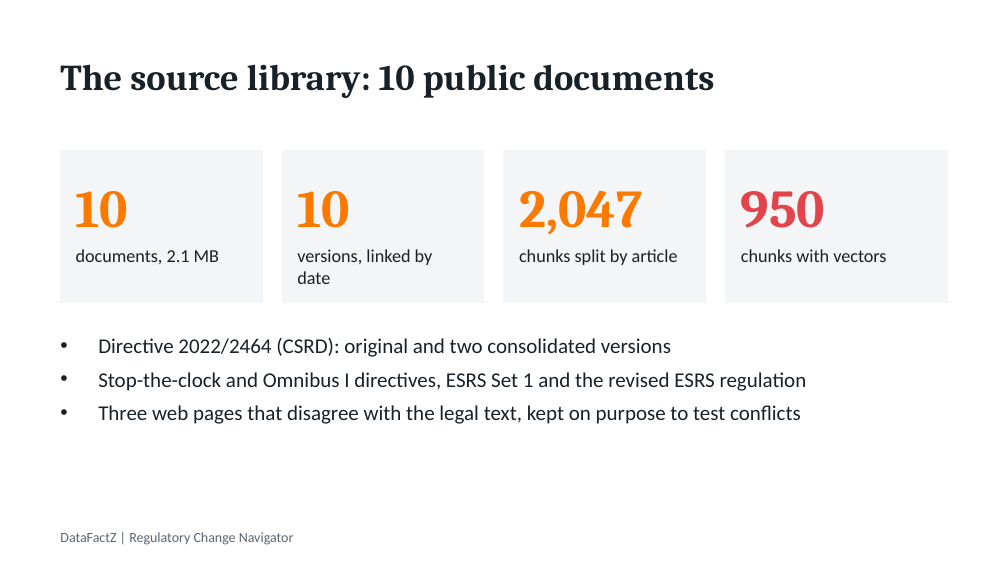
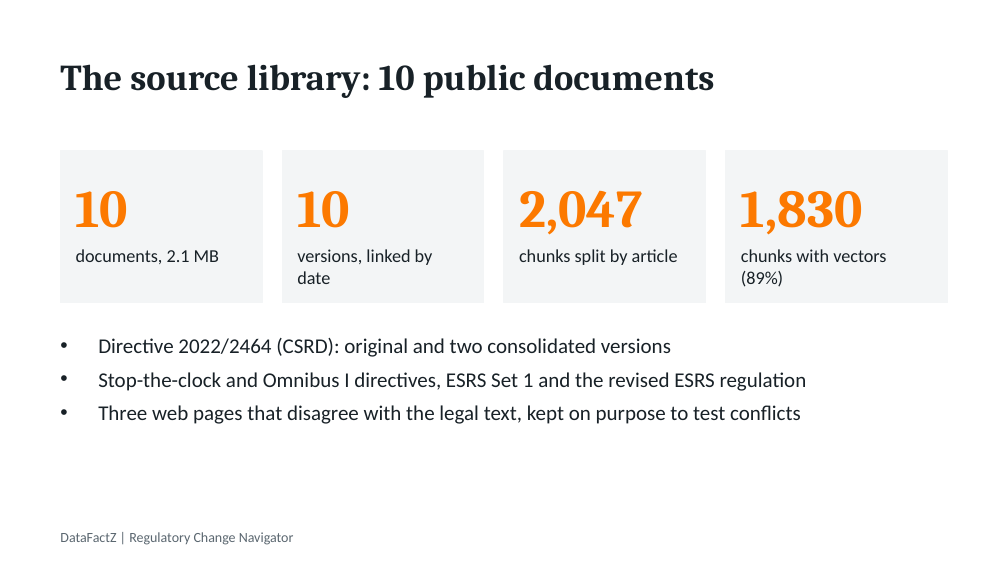
Before and after one commit to NeelimaPopuri/ai-engineer-intern-project, a slide deck: slide 5 of uc1-rag-chatbot/docs/uc1-deck.pptx. Drawn at 1008x567 pixels with LibreOffice and Linux fonts; fonts in the diff are those of the drawing. Boxes give left, top, right and bottom in pixels: in the first picture for what was removed or moved away, otherwise in the second. Text is boxed around its words. In the diff, an @@ line names an element or a change of style, - is before the commit and + after.

```diff
--- a/uc1-rag-chatbot/docs/uc1-deck.pptx
+++ b/uc1-rag-chatbot/docs/uc1-deck.pptx
@@ text at <box>741,191,863,235</box>: text changed; text colour #E3434A to #FC7900 @@
-950
+1,830
@@ text at <box>741,249,886,287</box>: text changed @@
-chunks with vectors
+chunks with vectors (89%)
```
Also in this commit, not shown: 5 other slides changed, 15 other files.
